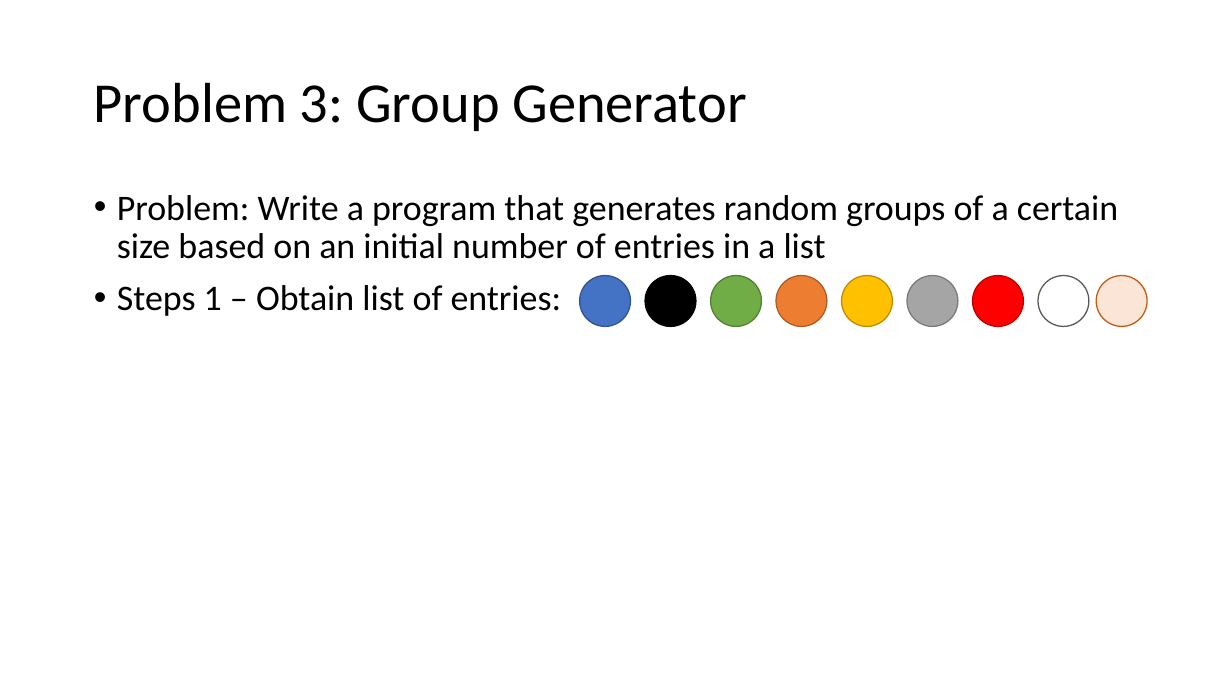
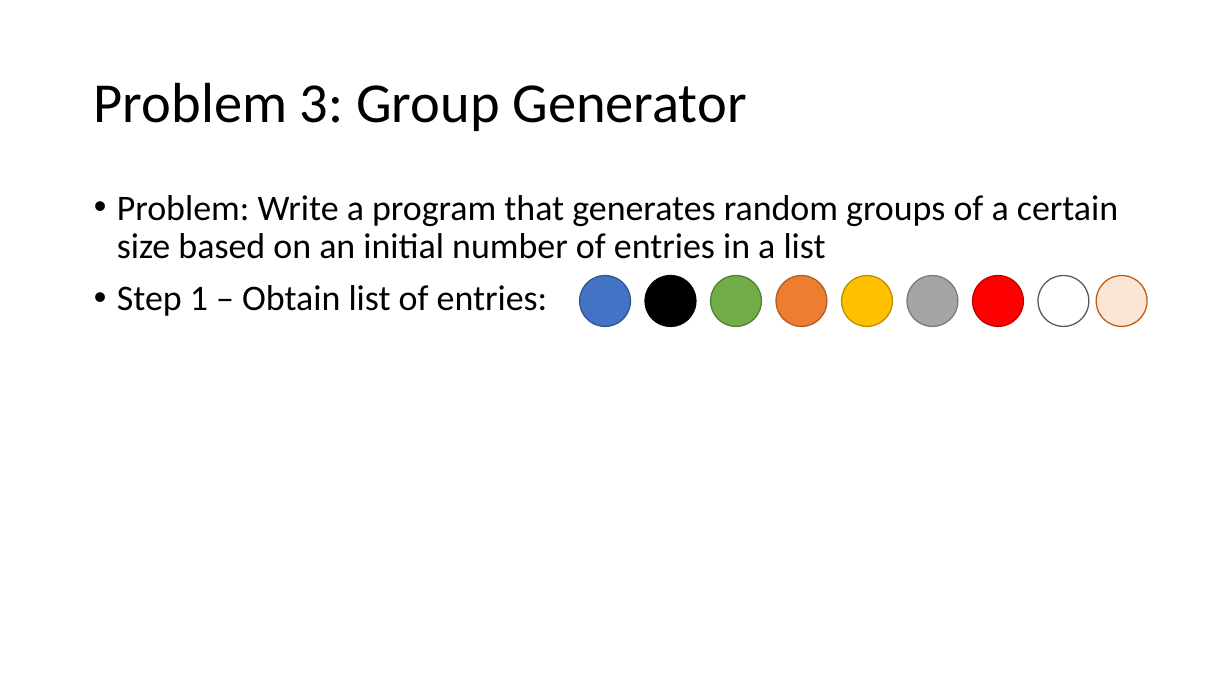
Before and after one commit to MrJoshGross/Course-Curricular-Material, a slide deck: slide 29 of Computer Science Discoveries/Lectures/Lecture 0 - Problems and Problem Solving.pptx. Drawn at 1232x693 pixels with LibreOffice and Linux fonts; fonts in the diff are those of the drawing. Boxes give left, top, right and bottom in pixels: in the first picture for what was removed or moved away, otherwise in the second. Text is boxed around its words. In the diff, an @@ line names an element or a change of style, - is before the commit and + after.

```diff
--- a/Computer Science Discoveries/Lectures/Lecture 0 - Problems and Problem Solving.pptx
+++ b/Computer Science Discoveries/Lectures/Lecture 0 - Problems and Problem Solving.pptx
@@ text at (x1=117, y1=285, x2=548, y2=316): text changed @@
-• Steps 1 – Obtain list of entries:
+• Step 1 – Obtain list of entries:
```
Also in this commit, not shown: 1 other file.
